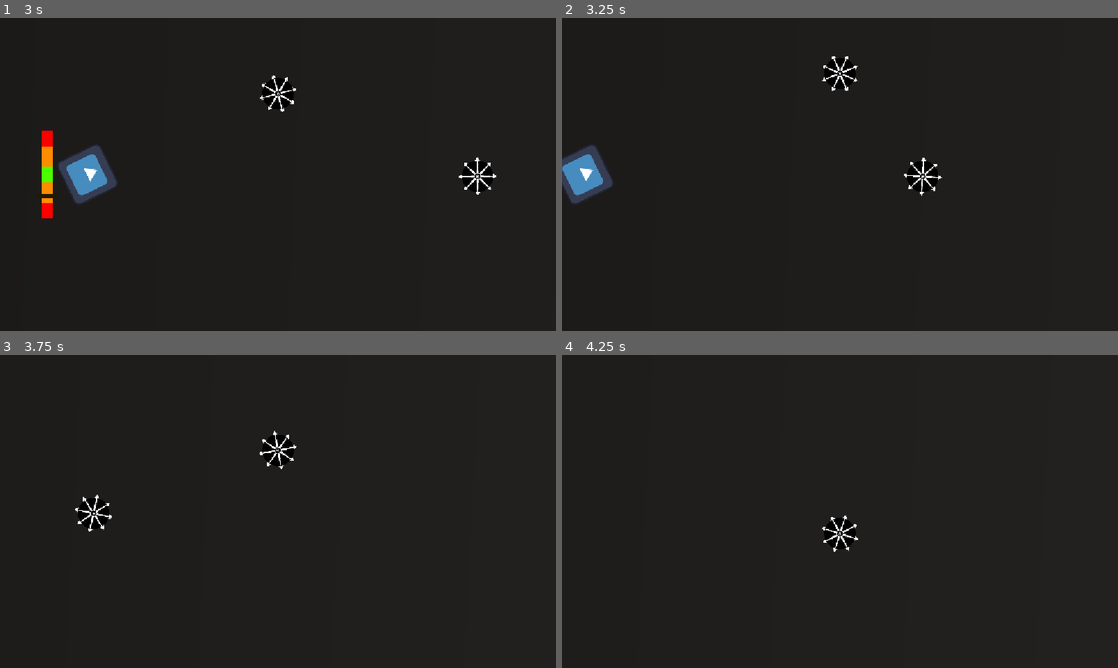
Above: before the commit, frames 1-4 (two rows, left to right).
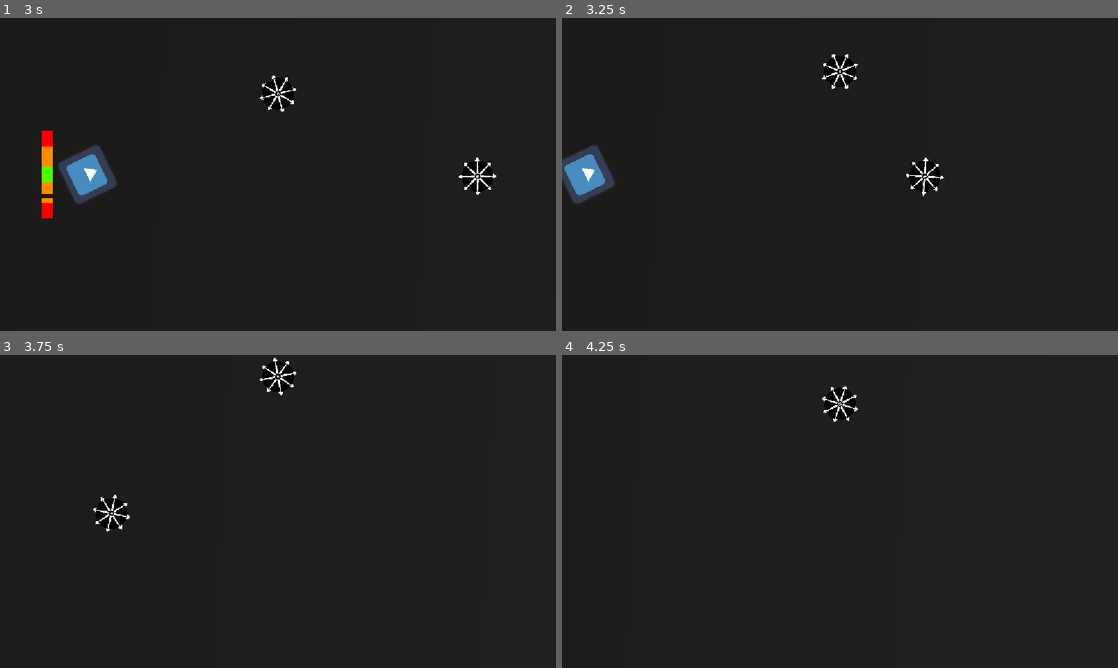
Above: after the commit, the same moments.

Repository: ryder-james/AVerySeriousGameJam
Game: Godot game, scene res://map.tscn
Two runs of this game, one before a commit and one after it. Both use one fixed random seed, a clock stepped at 60 frames per second and the inputs below. The engine's default icon, where the game draws it, is replaced by a stand-in: a white triangle on a blue panel in a dark square.
Inputs:
- Up to frame 1 (3 s): hold A (ccw) 0.53-1.28 s; tap D (cw) at 1.35 s; tap Enter at 2 s; tap Space (launch) at 2.1 s; tap A (ccw) at 2.85 s
- Up to frame 2 (3.25 s): no input
- Up to frame 3 (3.75 s): hold D (cw) from 3.53 s (still down)
- Up to frame 4 (4.25 s): keep holding D (cw)

Frame 1 is identical in both runs. In frame 2, 0.8% of the frame differs, in the area x 0-69%, y 11-60%; in frame 3, 1.7%, in the area x 13-54%, y 0-57%; in frame 4, 1.0%.

Commit message:
Tune steering values

Diff:
--- a/map.tscn
+++ b/map.tscn
@@ -20,7 +20,7 @@
 process_mode = 4
 position = Vector2(136, 0)
 max_launch_power = 800.0
-gravity_force = 500.0
+gravity_force = 50.0
 
 [node name="Launcher" parent="." unique_id=2113441394 instance=ExtResource("2_p5pve")]
 position = Vector2(35, 0)
@@ -52,4 +52,4 @@
 
 [node name="Enemy" parent="." unique_id=1776879099 instance=ExtResource("4_p5pve")]
 position = Vector2(1984, 5)
-gravity_force = 800.0
+gravity_force = 100.0
